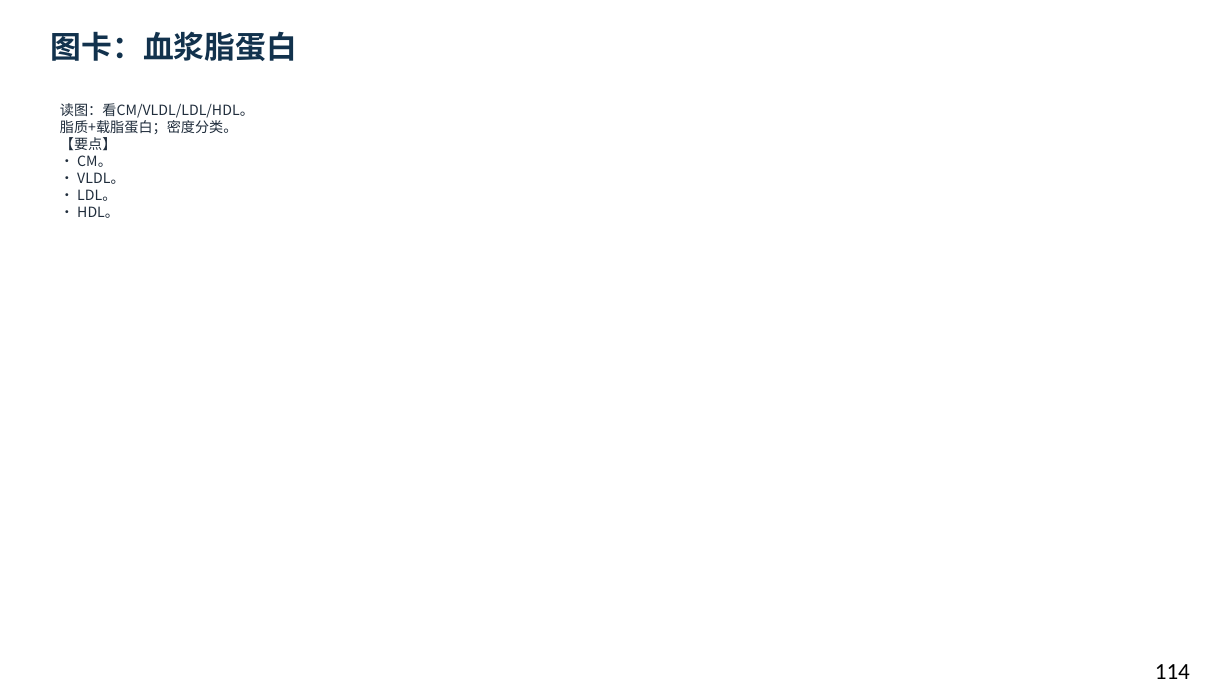
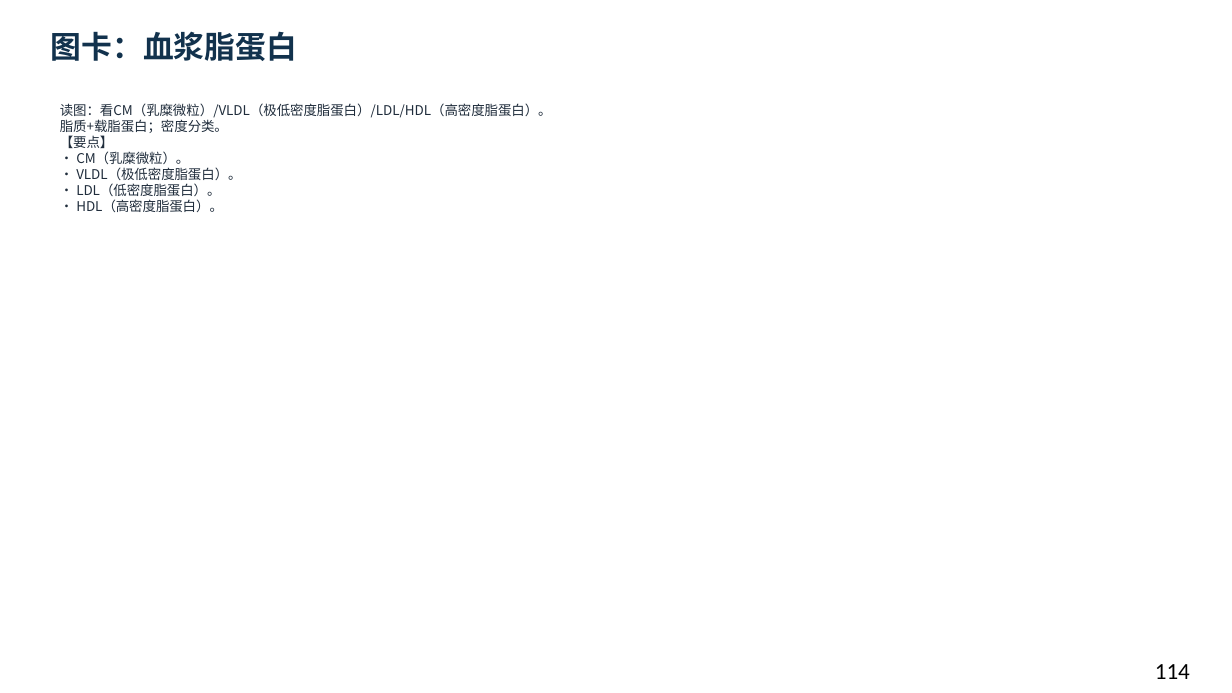
Before and after one commit to newkan-li/Biochemistry, a slide deck: slide 114 of downloads/bc10-ai-style.pptx. Drawn at 1232x693 pixels with LibreOffice and Linux fonts; fonts in the diff are those of the drawing. Boxes give left, top, right and bottom in pixels: in the first picture for what was removed or moved away, otherwise in the second. Text is boxed around its words. In the diff, an @@ line names an element or a change of style, - is before the commit and + after.

```diff
--- a/downloads/bc10-ai-style.pptx
+++ b/downloads/bc10-ai-style.pptx
@@ text at bbox=[60, 103, 552, 212]: text changed; size 11 to 10.5 pt @@
-读图：看CM/VLDL/LDL/HDL。
-脂质+载脂蛋白；密度分类。
-【要点】
-• CM。
-• VLDL。
-• LDL。
-• HDL。
+读图：看CM（乳糜微粒）/VLDL（极低密度脂蛋白）/LDL/HDL（高密度脂蛋白）。
+脂质+载脂蛋白；密度分类。
+【要点】
+• CM（乳糜微粒）。
+• VLDL（极低密度脂蛋白）。
+• LDL（低密度脂蛋白）。
+• HDL（高密度脂蛋白）。
```
Also in this commit, not shown: 122 other slides changed, 2 other files.
